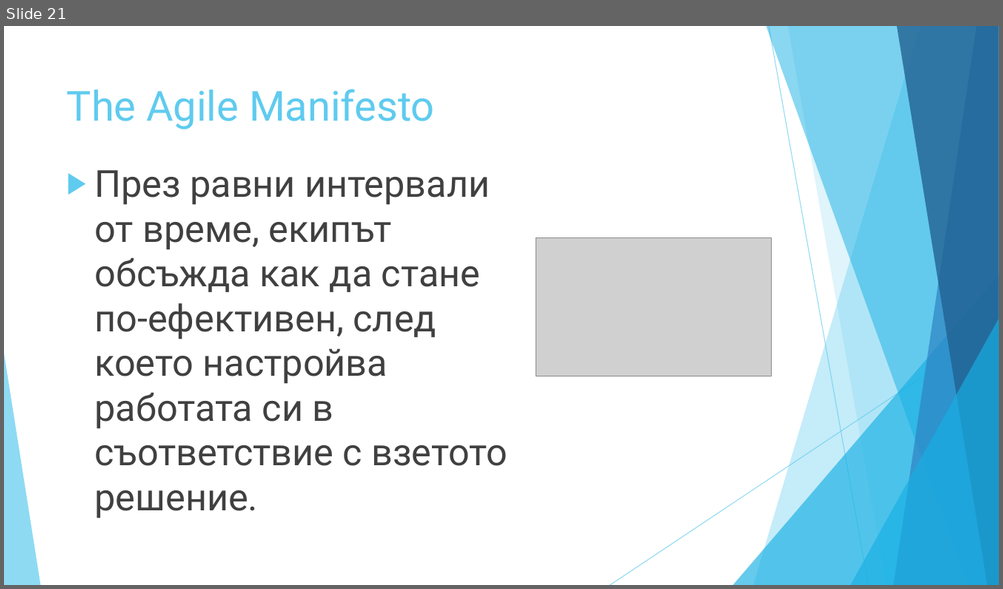
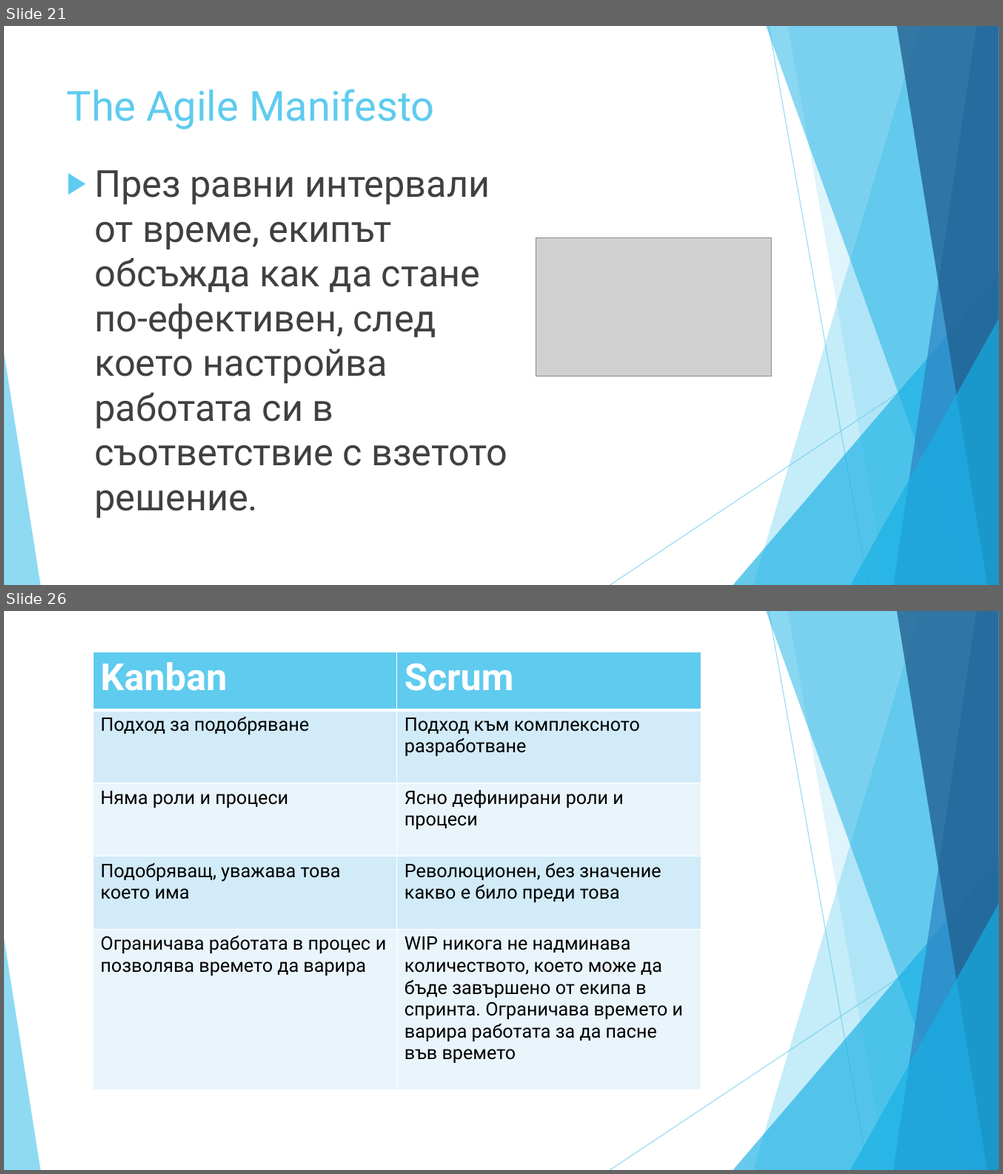
Before and after one commit to vtasheva/coursework-customer-requirements, a slide deck: Coursework - presentation.pptx. Shown one above the other, each under a label of ours: slide 21 before the commit, slides 21 and 26 after it; the slides between them are not shown. The pictures are 1003x589 and 1003x1174 pixels, drawn with LibreOffice and Linux fonts; fonts in the diff are those of the drawing; grey boxes stand for pictures. Boxes give left, top, right and bottom in pixels: in the first picture for what was removed or moved away, otherwise in the second. Text is boxed around its words. In the diff, an @@ line names an element or a change of style, - is before the commit and + after.

Commit message:
added Scrum and Kanban

```diff
--- a/Coursework - presentation.pptx
+++ b/Coursework - presentation.pptx
@@ slide 26 added at (4,611,999,1170), background #FFFFFF; not listed: 10 template elements that a slide beside it also shows @@
@@ table added at (93,652,700,1098), 5 rows, 2 columns @@
+Kanban | Scrum
+Подход за подобряване | Подход към комплексното разработване
+Няма роли и процеси | Ясно дефинирани роли и процеси
+Подобряващ, уважава това което има | Революционен, без значение какво е било преди това
+Ограничава работата в процес и позволява времето да варира | WIP никога не надминава количеството, което може да бъде завършено от екипа в спринта. Ограничава времето и варира работата за да пасне във времето
```
Also in this commit, not shown: 6 other slides added.
